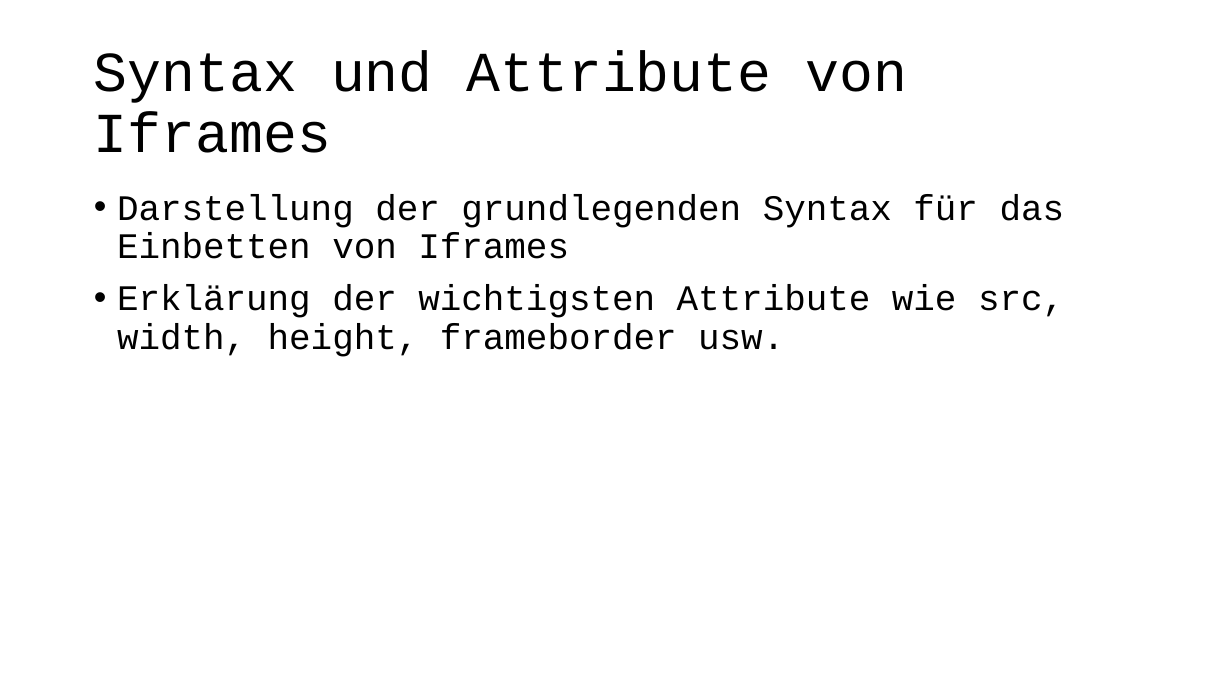
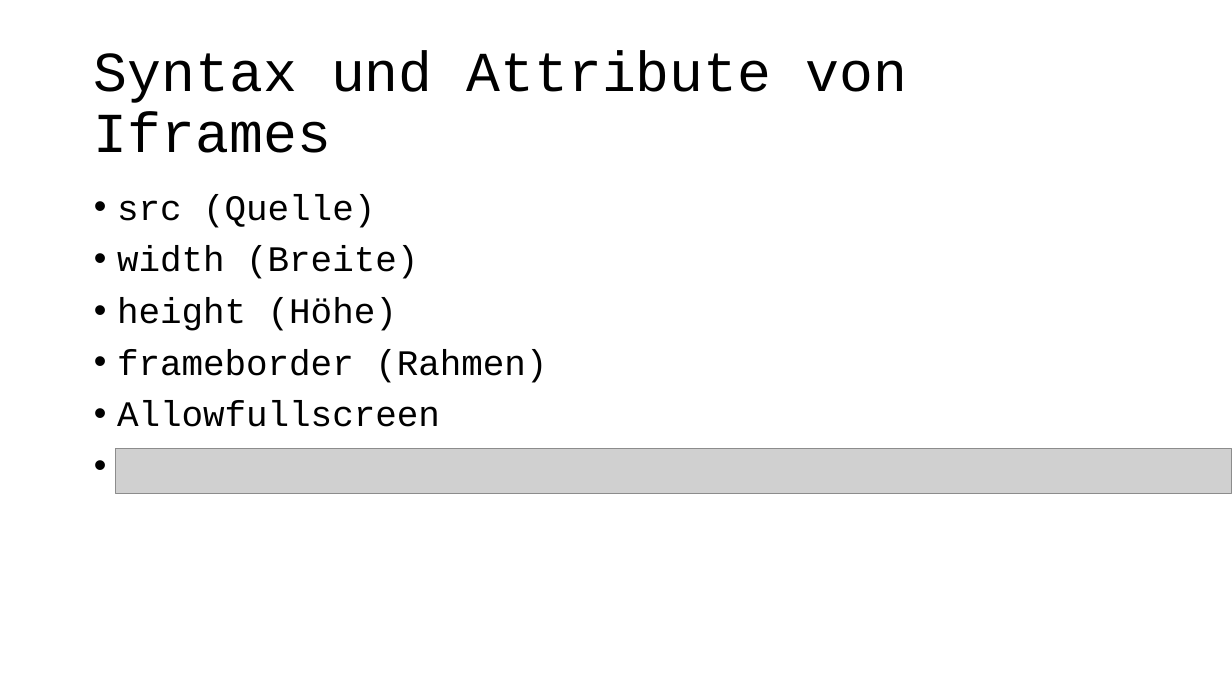
Before and after one commit to DaMu14/LA1600, a slide deck: slide 6 of Präsentation/Prasentation_zu_IFrame.pptx (slide 4 before the commit). Drawn at 1232x693 pixels with LibreOffice and Linux fonts; fonts in the diff are those of the drawing; grey boxes stand for pictures; background and template pictures are left out. Boxes give left, top, right and bottom in pixels: in the first picture for what was removed or moved away, otherwise in the second. Text is boxed around its words. In the diff, an @@ line names an element or a change of style, - is before the commit and + after.

```diff
--- a/Präsentation/Prasentation_zu_IFrame.pptx
+++ b/Präsentation/Prasentation_zu_IFrame.pptx
@@ text at (117,194,547,427): text changed @@
-• Darstellung der grundlegenden Syntax für das Einbetten von Iframes
-• Erklärung der wichtigsten Attribute wie src, width, height, frameborder usw.
+• src (Quelle)
+• width (Breite)
+• height (Höhe)
+• frameborder (Rahmen)
+• Allowfullscreen
+• -
@@ picture added at (116,448,1232,494) @@
```
Also in this commit, not shown: 3 other slides changed, 4 slides added, 1 slide removed.
